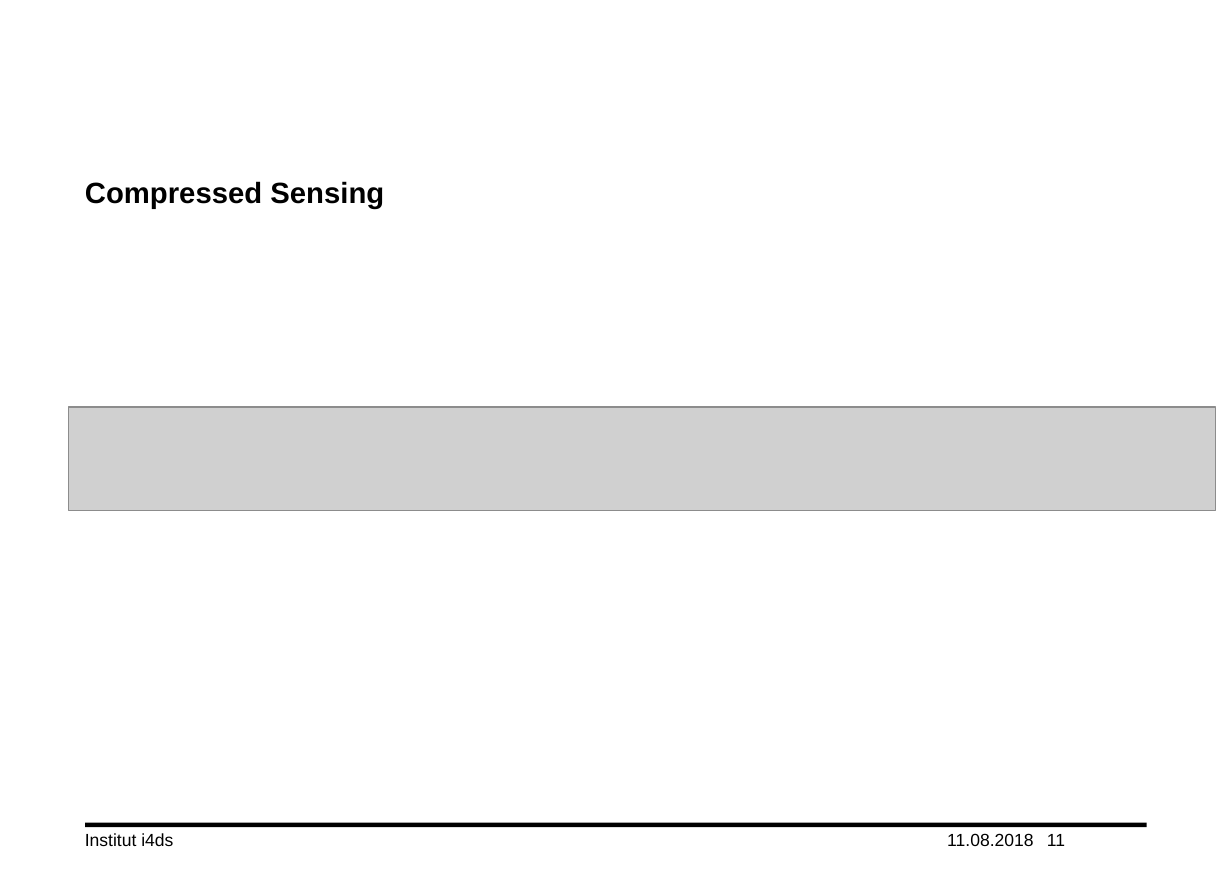
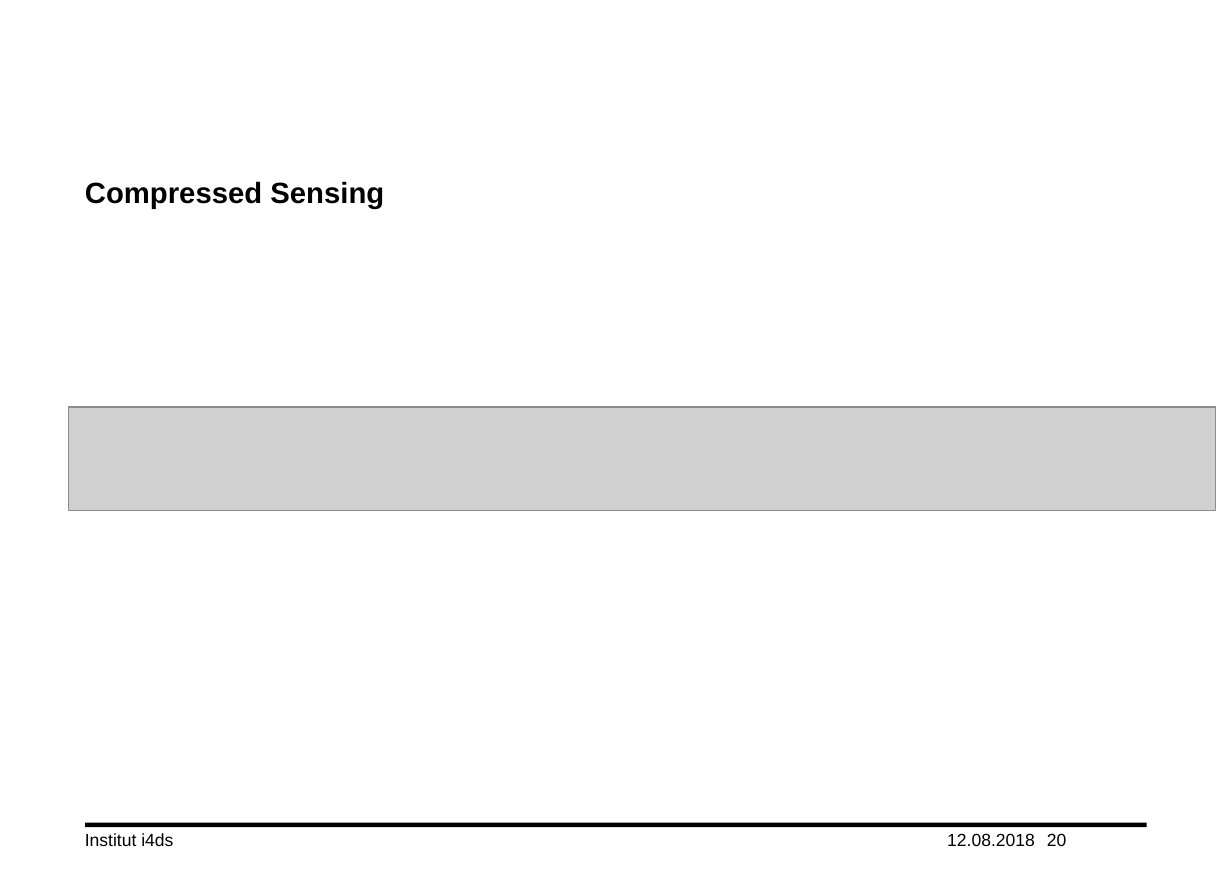
Before and after one commit to lord-blueberry/p7-doc, a slide deck: slide 20 of ppt/praes.pptx (slide 11 before the commit). Drawn at 1232x871 pixels with LibreOffice and Linux fonts; fonts in the diff are those of the drawing; grey boxes stand for pictures; background and template pictures are left out. Boxes give left, top, right and bottom in pixels: in the first picture for what was removed or moved away, otherwise in the second. Text is boxed around its words. In the diff, an @@ line names an element or a change of style, - is before the commit and + after.

```diff
--- a/ppt/praes.pptx
+++ b/ppt/praes.pptx
@@ text at box(947, 833, 1035, 846): text changed @@
-11.08.2018
+12.08.2018
@@ page number at box(1047, 833, 1066, 846): text changed @@
-11
+20
```
Also in this commit, not shown: 20 other slides changed, 9 slides added, 49 other files.
